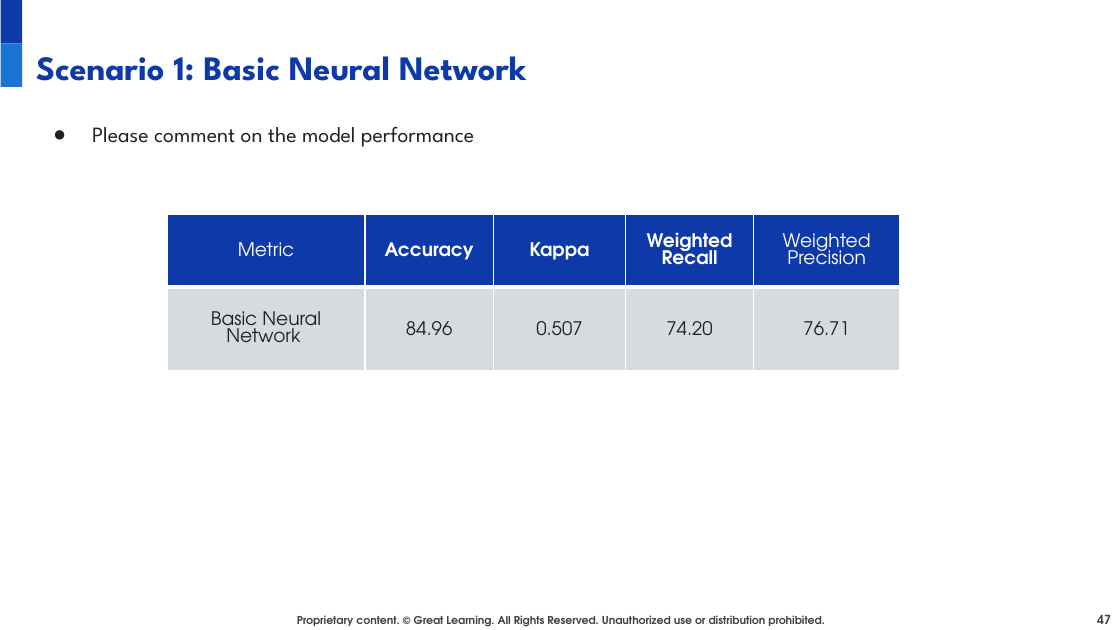
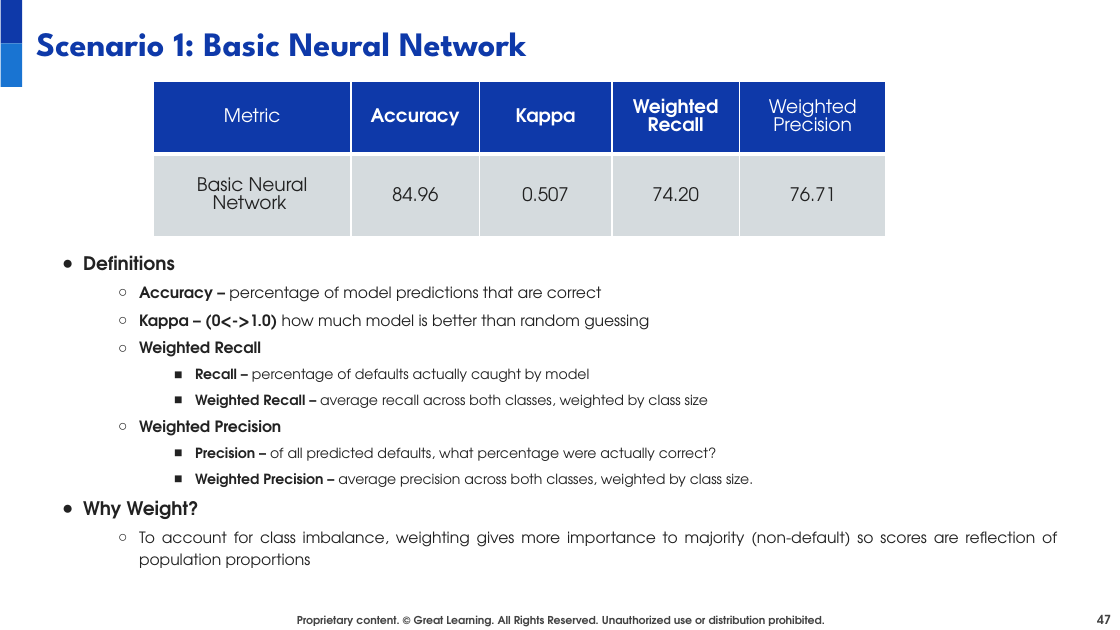
Before and after one commit to juanbucz/GreatLearning-TermProjects, a slide deck: slide 47 of Neural Networks - Loan Default/Loan Default Prediction Presentation - Business Interpretation - John Buczkowski.pptx. Drawn at 1120x630 pixels with LibreOffice and Linux fonts; fonts in the diff are those of the drawing; background and template pictures are left out. Boxes give left, top, right and bottom in pixels: in the first picture for what was removed or moved away, otherwise in the second. Text is boxed around its words. In the diff, an @@ line names an element or a change of style, - is before the commit and + after.

Commit message:
GL NN Loan Default Prediction Presentation - Individual Model Analysis

```diff
--- a/Neural Networks - Loan Default/Loan Default Prediction Presentation - Business Interpretation - John Buczkowski.pptx
+++ b/Neural Networks - Loan Default/Loan Default Prediction Presentation - Business Interpretation - John Buczkowski.pptx
@@ title "Scenario 1: Basic Neural Network": place and size @@
-title "Scenario 1: Basic Neural Network" at (36,56,526,81)
+title "Scenario 1: Basic Neural Network" at (36,32,526,57)
@@ table: place and size @@
-table at (167,215,900,371)
+table at (153,81,887,236)
@@ text removed at (92,126,474,147) @@
-● Please comment on the model performance
@@ text added at (83,255,1057,568), 10 pt, text #222222 @@
+● Definitions
+  ○ Accuracy – percentage of model predictions that are correct
+  ○ Kappa – (0<->1.0) how much model is better than random guessing
+  ○ Weighted Recall
+    ■ Recall – percentage of defaults actually caught by model
+    ■ Weighted Recall – average recall across both classes, weighted by class size
+  ○ Weighted Precision
+    ■ Precision – of all predicted defaults, what percentage were actually correct?
+    ■ Weighted Precision – average precision across both classes, weighted by class size.
+● Why Weight?
+  ○ To account for class imbalance, weighting gives more importance to majority (non-default) so scores are reflection of population proportions
```
Also in this commit, not shown: 4 other slides changed, 3 slides added.
